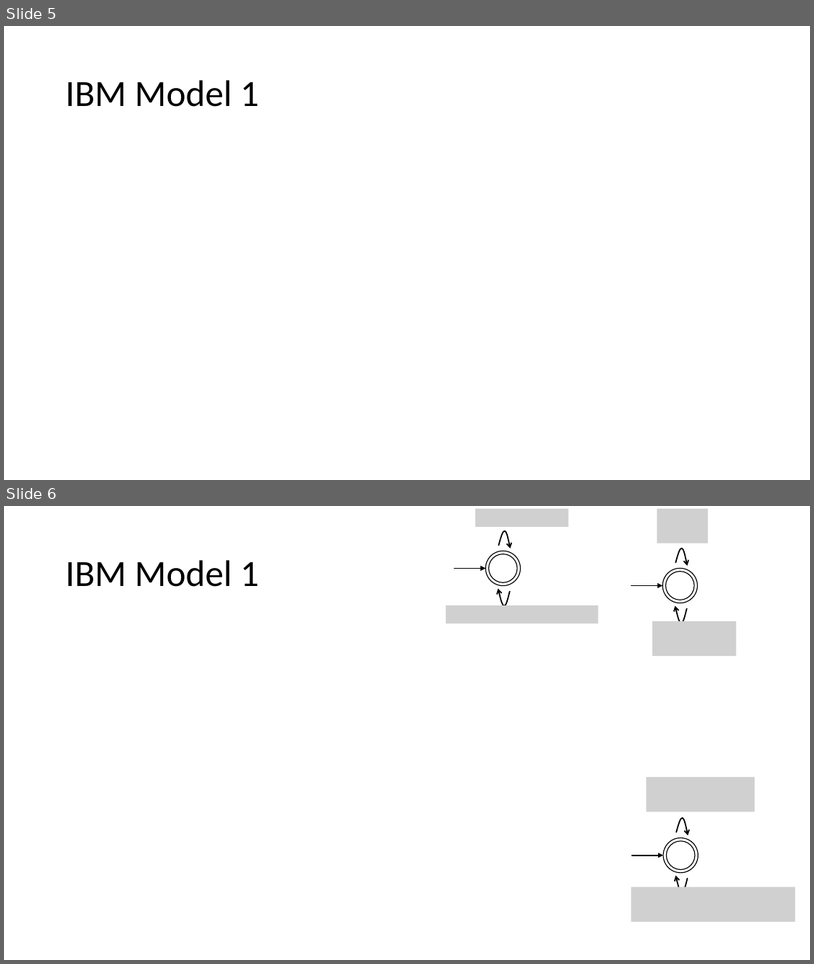
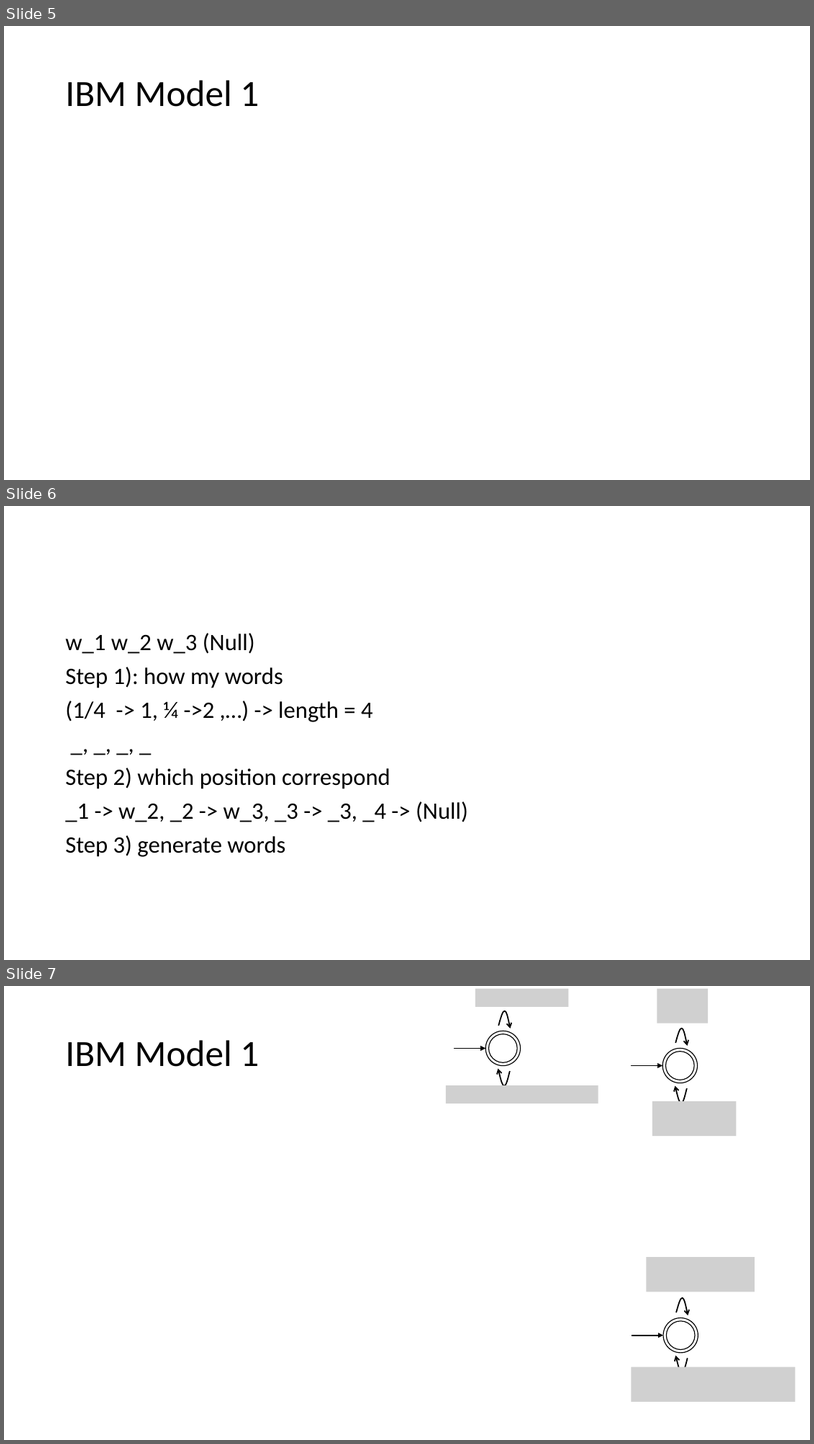
Before and after one commit to ZieChan/CS505, a slide deck: Posts/Lecture_8-_Machine_Translation_II.pptx. Shown one above the other, each under a label of ours: slides 5 and 6 before the commit, slides 5, 6 and 7 after it. The pictures are 814x964 and 814x1444 pixels, drawn with LibreOffice and Linux fonts; fonts in the diff are those of the drawing; grey boxes stand for pictures. Boxes give left, top, right and bottom in pixels: in the first picture for what was removed or moved away, otherwise in the second. Text is boxed around its words. In the diff, an @@ line names an element or a change of style, - is before the commit and + after.

```diff
--- a/Posts/Lecture_8-_Machine_Translation_II.pptx
+++ b/Posts/Lecture_8-_Machine_Translation_II.pptx
@@ slide 6 added at (4,506,810,960), background #FFFFFF @@
@@ text added at (65,633,468,857), 28 pt, text #000000 @@
+w_1 w_2 w_3 (Null)
+Step 1): how my words
+(1/4 -> 1, ¼ ->2 ,…) -> length = 4
+_, _, _, _
+Step 2) which position correspond
+_1 -> w_2, _2 -> w_3, _3 -> _3, _4 -> (Null)
+Step 3) generate words
@@ what was slide 6 is now slide 7 @@
```
Also in this commit, not shown: 23 other files.
